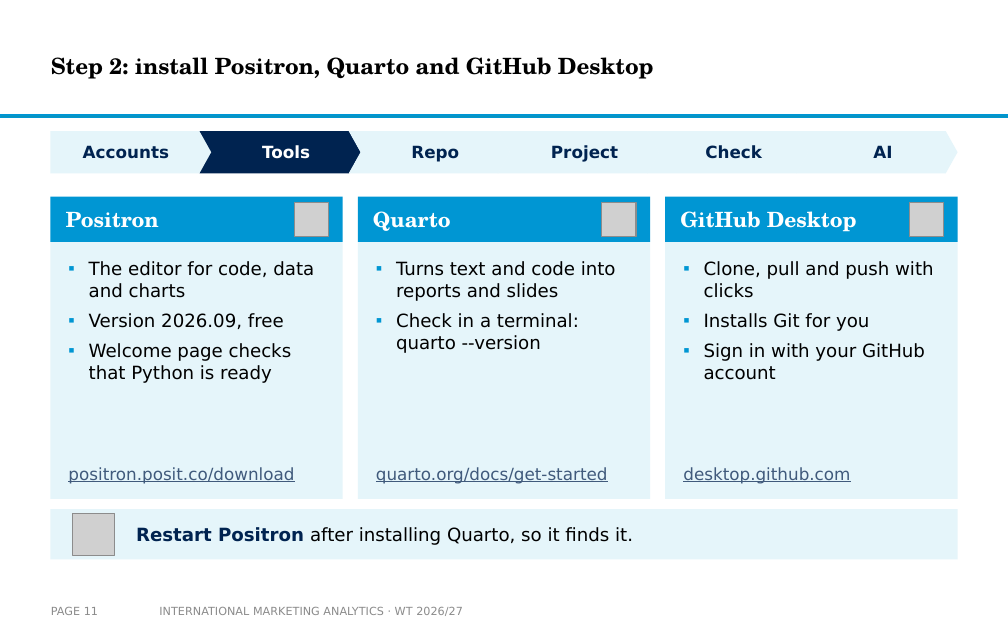
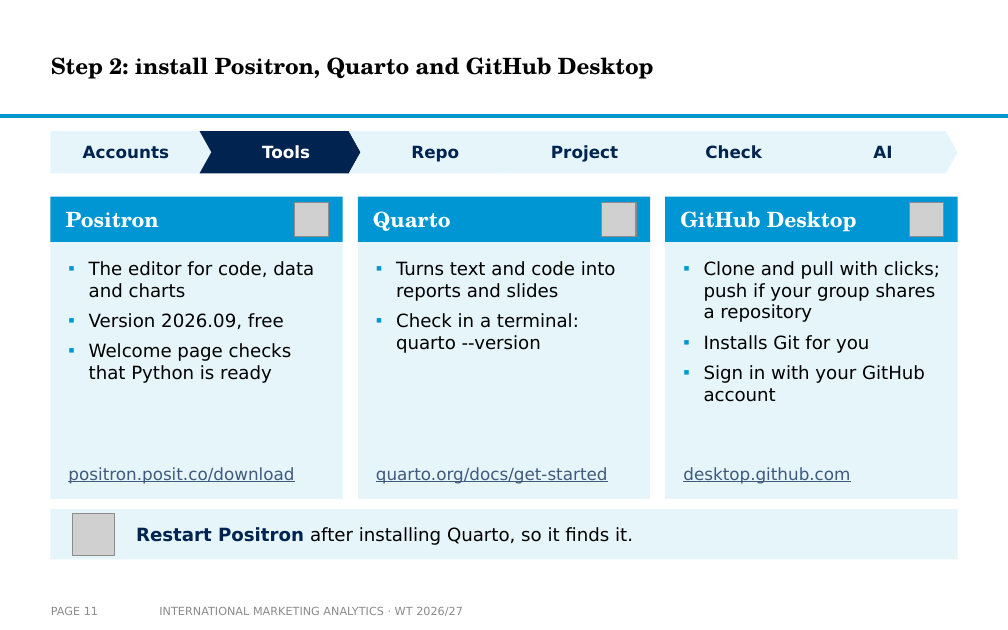
Before and after one commit to arnefloh-wu/International-Marketing-Analytics, a slide deck: slide 11 of slides/01a_setup-and-registration_WT26-27.pptx. Drawn at 1008x630 pixels with LibreOffice and Linux fonts; fonts in the diff are those of the drawing; grey boxes stand for pictures; background and template pictures are left out. Boxes give left, top, right and bottom in pixels: in the first picture for what was removed or moved away, otherwise in the second. Text is boxed around its words. In the diff, an @@ line names an element or a change of style, - is before the commit and + after.

```diff
--- a/slides/01a_setup-and-registration_WT26-27.pptx
+++ b/slides/01a_setup-and-registration_WT26-27.pptx
@@ text at box(704, 261, 940, 322): text changed @@
-▪ Clone, pull and push with clicks
+▪ Clone and pull with clicks; push if your group shares a repository
```
Also in this commit, not shown: 8 other slides changed, 4 other files.
